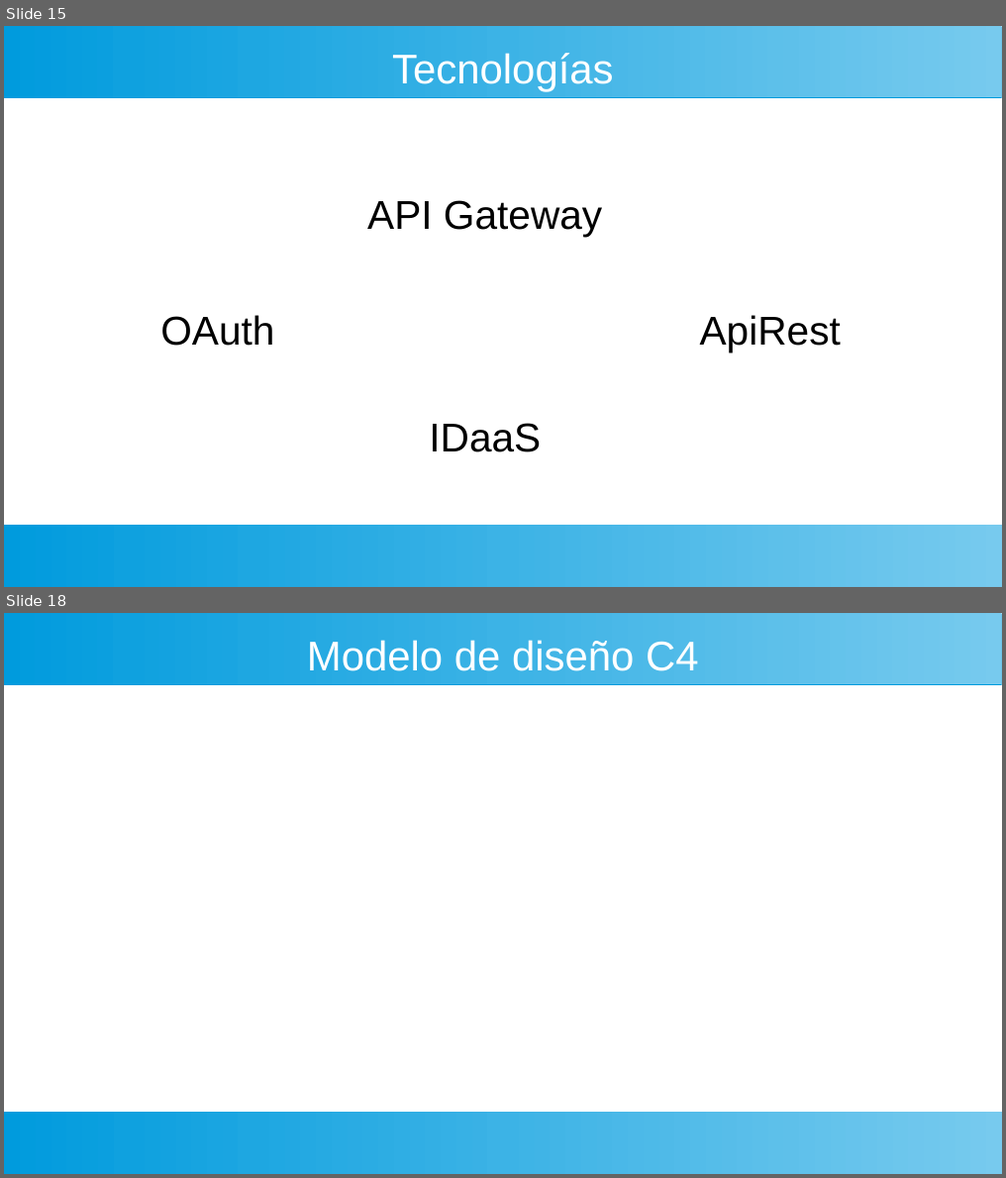
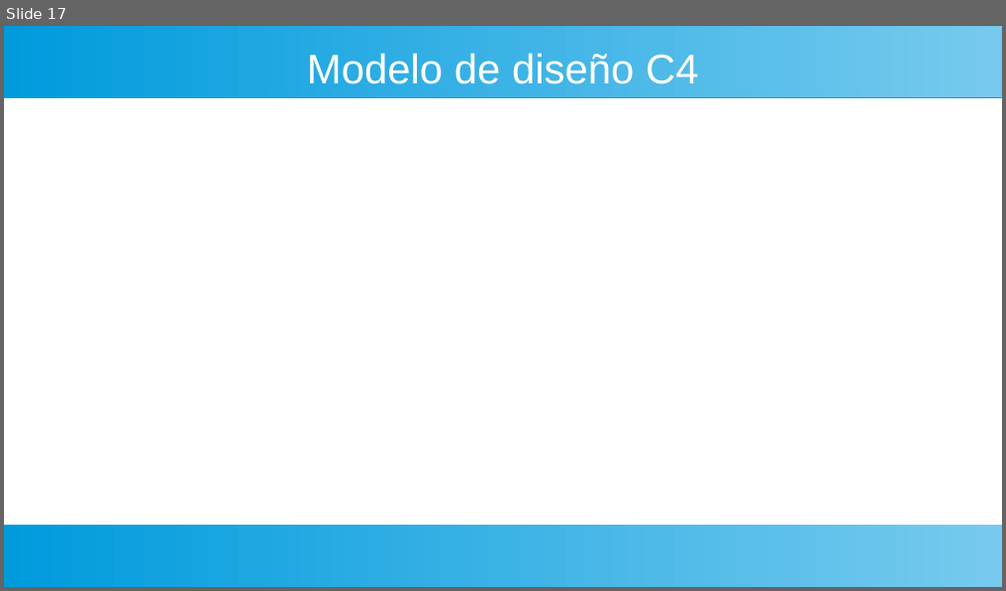
Before and after one commit to gaspect/brainsys, a slide deck: Presentación.odp. Shown one above the other, each under a label of ours: slides 15 and 18 before the commit, slide 17 after it; the slides between them are not shown. The pictures are 1006x1178 and 1006x591 pixels, drawn with LibreOffice and Linux fonts; fonts in the diff are those of the drawing. Boxes give left, top, right and bottom in pixels: in the first picture for what was removed or moved away, otherwise in the second. Text is boxed around its words. In the diff, an @@ line names an element or a change of style, - is before the commit and + after.

```diff
--- a/Presentación.odp
+++ b/Presentación.odp
@@ slide 15 removed at [4, 26, 1002, 587], background #FFFFFF; not listed: 2 template elements that a slide beside it also shows @@
@@ title removed at [392, 53, 614, 92] @@
-Tecnologías
@@ text removed at [367, 200, 602, 237] @@
-API Gateway
@@ text removed at [160, 315, 274, 346] @@
-OAuth
@@ text removed at [700, 315, 841, 352] @@
-ApiRest
@@ text removed at [429, 423, 541, 453] @@
-IDaaS
@@ what was slide 18 is now slide 17 @@
```
Also in this commit, not shown: 18 slides changed, 1 slide added, 1 other slide removed.
